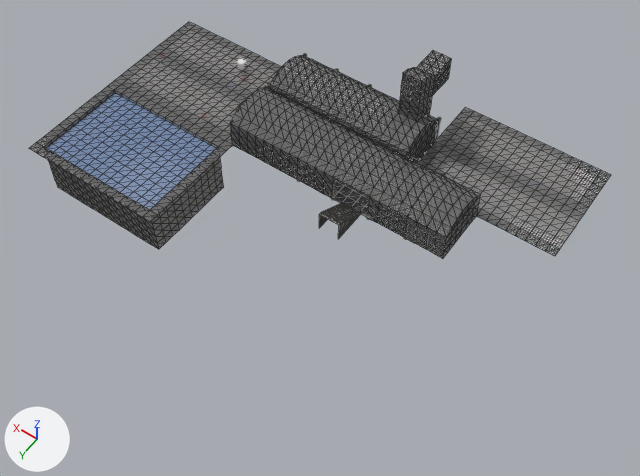
Two versions of the glTF model assets/glb/Level1.glb, one commit apart.
The view is the same before and after, from a camera (50 mm lens) standing at (-26.6, 44.8, 63.4) and looking at (3.0, 3.4, -1.6). Arrows for +X, +Y and +Z are at lower left; the lights stay in place. The first picture is the older version. Mesh edges are drawn as thin lines on the coarser meshes. Objects named as collision shapes, trigger or cutter boxes, shadow casters or lower levels of detail are left out. Where no turn or scale is listed for an object, it has been applied to the vertices.

Objects in the first picture: 'ArchBase.001', 'ArchBase.002', 'ArchBase.003', 'ArchBase.004', 'ArchBase.005', 'ArchBase.006', 'Plane.001', 'Stairs' and 8 more.
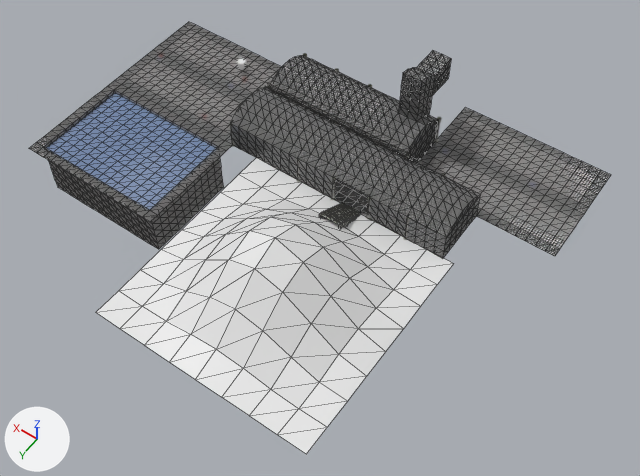
Commit message: trimesh support

Location of each change, (x1, y1, x2, y2) in pixels of the pictures (640 x 476 px):
'Trimesh', added
    after: (96, 158, 453, 454)

The change in detail:
Mesh me_plane_025 is new.
It has 81 vertices, 128 faces and spans x -9.1..13.1, y -0.1..22.1, z 0.0..7.0.
Object 'Trimesh' (ob_trimesh) is new; it shows me_plane_025.
Its location is (0.0, 0.0, 0.0).
